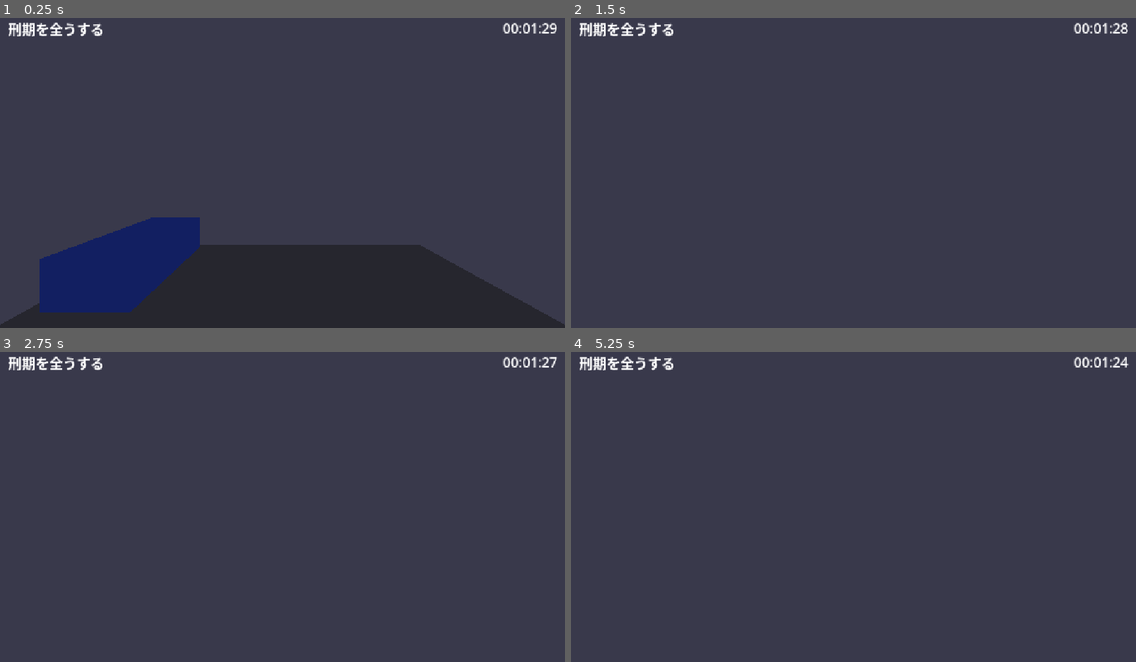
Above: before the commit, frames 1-4 (two rows, left to right).
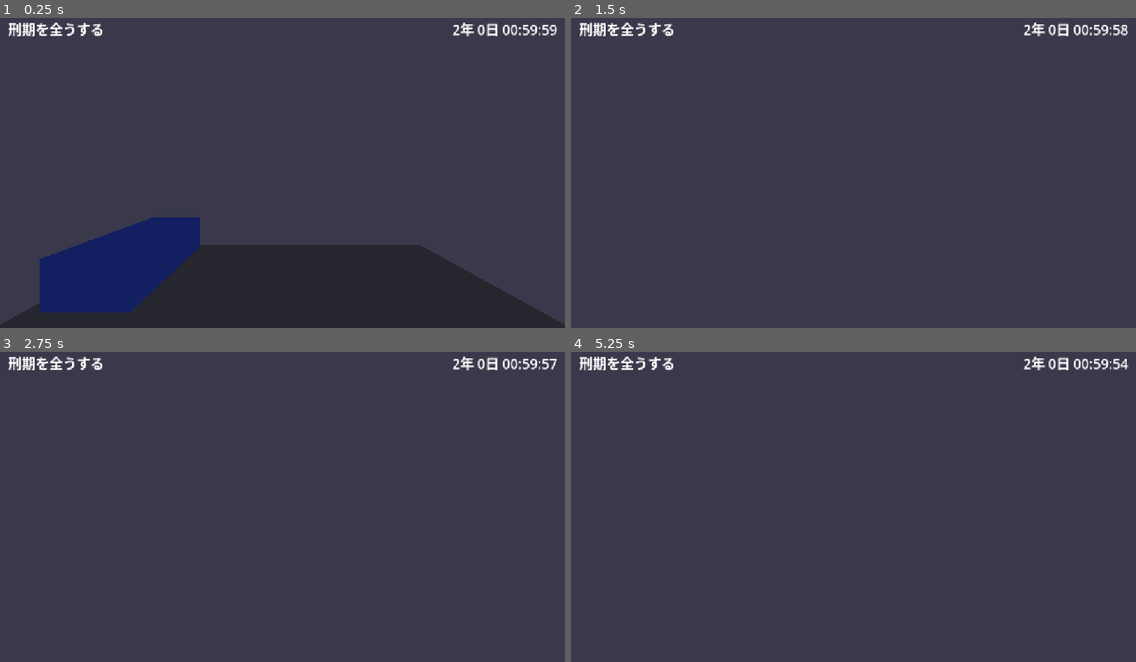
Above: after the commit, the same moments.

Repository: shuhei0916/all-about-time
Game: Godot game, scene res://src/main.tscn
Two runs of this game, one before a commit and one after it. Both use one fixed random seed, a clock stepped at 60 frames per second and the inputs below.
Inputs (mouse positions are in pixels of both pictures, inside the frame that each line leads up to):
- Up to frame 1 (0.25 s): no input
- Up to frame 2 (1.5 s): tap Enter at 0.5 s; move the mouse to (881, 166) at 0.52 s; hold E (interact) 0.53-1.28 s; hold W (move_forward) from 0.53 s (still down); click (881, 166) at 0.67 s; move the mouse to (825, 169) at 1.27 s; tap Shift at 1.35 s
- Up to frame 3 (2.75 s): keep holding W (move_forward); tap Space at 2 s; move the mouse to (293, 497) at 2.02 s; tap Alt at 2.1 s
- Up to frame 4 (5.25 s): keep holding W (move_forward); tap Enter at 2.75, 4.25 s; move the mouse to (847, 507) at 2.77 s; tap Ctrl at 2.85 s; click (847, 507) at 2.92 s; tap Space at 3.5, 5 s; move the mouse to (893, 507) at 3.52 s; hold E (interact) 3.53-4.28 s; move the mouse to (808, 500) at 4.27 s; tap Shift at 4.35 s; move the mouse to (859, 503) at 5.02 s; tap Alt at 5.1 s; click (859, 503) at 5.17 s

The runs differ from the first frame. In frame 1, 0.4% of the frame differs, in the area x 80-99%, y 1-6%; in frame 2, 0.4%; in frame 3, 0.4%; in frame 4, 0.4%.

Commit message:
刑期を2年、出所後の残り寿命を1時間にし、寿命表示に年と日を加えた
初期寿命は刑期に1時間を足した2年1時間。1年は365日として秒に換算する。
表示は1日未満はHH:MM:SS、1日以上は日数、1年以上は年数と日数を前に付ける。

Co-Authored-By: Claude Fable 5.1 <noreply@anthropic.com>
Claude-Session: https://claude.ai/code/session_01Lik82CGb8TMRXPtgzezXGw

Diff:
--- a/src/domain/life.gd
+++ b/src/domain/life.gd
@@ -2,8 +2,10 @@
 extends RefCounted
 ## 1回の人生。寿命、目標、刑期をひとまとめにして進行を束ねる。
 
-const INITIAL_LIFESPAN := 90.0
-const SENTENCE_DURATION := 60.0
+## 刑期は2年。
+const SENTENCE_DURATION := 2.0 * Lifespan.SECONDS_PER_YEAR
+## 出所後に1時間残るよう、初期寿命は刑期に1時間を足したもの。
+const INITIAL_LIFESPAN := SENTENCE_DURATION + Lifespan.SECONDS_PER_HOUR
 const FIRST_LIFE_OBJECTIVES: Array[String] = ["刑期を全うする", "死ぬ"]
 
 ## 寿命が尽きて人生が終わった瞬間に発火する。
--- a/src/domain/lifespan.gd
+++ b/src/domain/lifespan.gd
@@ -1,6 +1,11 @@
 class_name Lifespan
 extends RefCounted
 ## プレイヤーの残り寿命(秒)を管理する。
+
+const SECONDS_PER_HOUR := 60 * 60
+const SECONDS_PER_DAY := 24 * SECONDS_PER_HOUR
+## 1年は365日として扱う。
+const SECONDS_PER_YEAR := 365 * SECONDS_PER_DAY
 
 ## 寿命が尽きた瞬間に発火する。
 signal died
@@ -31,12 +36,22 @@
 	return remaining <= 0.0
 
 
-## HUD 表示用に "HH:MM:SS" 形式の文字列を返す。端数秒は切り捨てる。
+## HUD 表示用の文字列を返す。端数秒は切り捨てる。
+## 1日未満は "HH:MM:SS"、1日以上は "D日 HH:MM:SS"、1年以上は "Y年 D日 HH:MM:SS"。
 func to_clock_string() -> String:
 	var total := int(floorf(remaining))
 	@warning_ignore("integer_division")
-	var hours := total / 3600
+	var years := total / SECONDS_PER_YEAR
 	@warning_ignore("integer_division")
-	var minutes := (total % 3600) / 60
+	var days := (total % SECONDS_PER_YEAR) / SECONDS_PER_DAY
+	@warning_ignore("integer_division")
+	var hours := (total % SECONDS_PER_DAY) / SECONDS_PER_HOUR
+	@warning_ignore("integer_division")
+	var minutes := (total % SECONDS_PER_HOUR) / 60
 	var seconds := total % 60
-	return "%02d:%02d:%02d" % [hours, minutes, seconds]
+	var clock := "%02d:%02d:%02d" % [hours, minutes, seconds]
+	if years > 0:
+		return "%d年 %d日 %s" % [years, days, clock]
+	if days > 0:
+		return "%d日 %s" % [days, clock]
+	return clock
--- a/test/integration/test_game.gd
+++ b/test/integration/test_game.gd
@@ -32,7 +32,7 @@
 	var game: Game = add_child_autofree(Game.new())
 	game.hud = add_child_autofree(Hud.new())
 	simulate(game, 1, 1.0)
-	assert_eq(game.hud.lifespan_label.text, "00:01:29")
+	assert_eq(game.hud.lifespan_label.text, "2年 0日 00:59:59")
 
 
 func test_次の人生が始まるとプレイヤーがスポーン位置に戻る():
--- a/test/unit/domain/test_life.gd
+++ b/test/unit/domain/test_life.gd
@@ -12,10 +12,16 @@
 	assert_eq(life.objectives.current(), "死ぬ")
 
 
-func test_刑期を全うすると寿命がわずかに残る():
+func test_生成直後の寿命は2年と1時間():
+	var life := Life.new()
+	var two_years_one_hour := 2 * Lifespan.SECONDS_PER_YEAR + Lifespan.SECONDS_PER_HOUR
+	assert_eq(life.lifespan.remaining, float(two_years_one_hour))
+
+
+func test_刑期を全うすると寿命が1時間残る():
 	var life := Life.new()
 	life.serve_sentence()
-	assert_eq(life.lifespan.remaining, 30.0)
+	assert_eq(life.lifespan.remaining, float(Lifespan.SECONDS_PER_HOUR))
 
 
 func test_二度目に刑期を全うしても目標は進まない():
@@ -28,7 +34,7 @@
 func test_出所後に寿命が尽きると目標が全て完了する():
 	var life := Life.new()
 	life.serve_sentence()
-	life.tick(30.0)
+	life.tick(Lifespan.SECONDS_PER_HOUR)
 	assert_true(life.objectives.is_all_completed())
 
 
@@ -36,5 +42,5 @@
 	var life := Life.new()
 	watch_signals(life)
 	life.serve_sentence()
-	life.tick(30.0)
+	life.tick(Lifespan.SECONDS_PER_HOUR)
 	assert_signal_emitted(life, "ended")
--- a/test/unit/domain/test_lifespan.gd
+++ b/test/unit/domain/test_lifespan.gd
@@ -64,3 +64,13 @@
 func test_端数秒は切り捨てて表示する():
 	var lifespan := Lifespan.new(59.9)
 	assert_eq(lifespan.to_clock_string(), "00:00:59")
+
+
+func test_1日以上あれば日数を前に付けて表示する():
+	var lifespan := Lifespan.new(Lifespan.SECONDS_PER_DAY + 5)
+	assert_eq(lifespan.to_clock_string(), "1日 00:00:05")
+
+
+func test_1年以上あれば年数と日数を前に付けて表示する():
+	var lifespan := Lifespan.new(2 * Lifespan.SECONDS_PER_YEAR + 3 * Lifespan.SECONDS_PER_DAY + 3600)
+	assert_eq(lifespan.to_clock_string(), "2年 3日 01:00:00")
--- a/test/unit/ui/test_hud.gd
+++ b/test/unit/ui/test_hud.gd
@@ -10,7 +10,7 @@
 func test_寿命ラベルに残り時間が表示される():
 	var hud: Hud = add_child_autofree(Hud.new())
 	hud.update_from(Life.new())
-	assert_eq(hud.lifespan_label.text, "00:01:30")
+	assert_eq(hud.lifespan_label.text, "2年 0日 01:00:00")
 
 
 func test_暗転を始めると画面が黒で覆われる():
